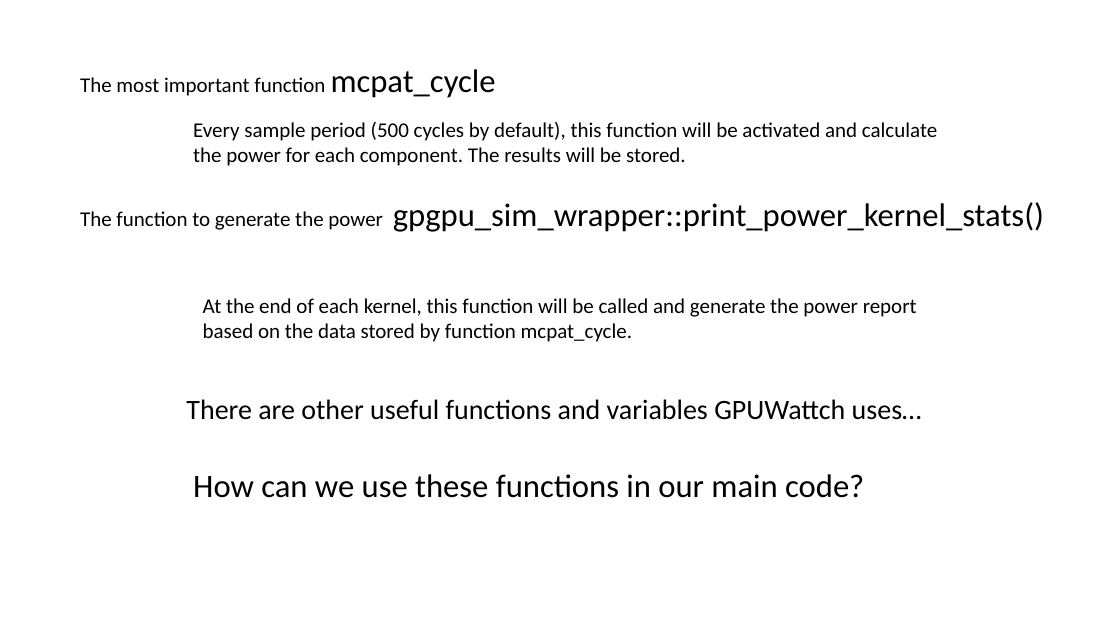
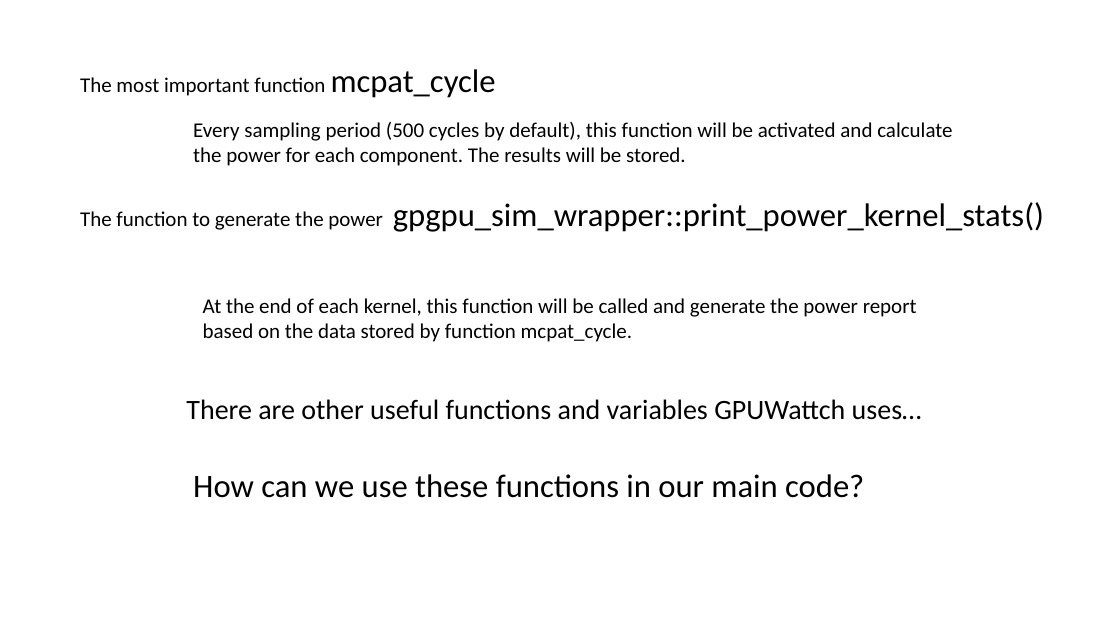
Before and after one commit to shenzongyi1997/GPU_learning, a slide deck: slide 8 of presentation/Shen Zongyi.pptx. Drawn at 1120x630 pixels with LibreOffice and Linux fonts; fonts in the diff are those of the drawing. Boxes give left, top, right and bottom in pixels: in the first picture for what was removed or moved away, otherwise in the second. Text is boxed around its words. In the diff, an @@ line names an element or a change of style, - is before the commit and + after.

```diff
--- a/presentation/Shen Zongyi.pptx
+++ b/presentation/Shen Zongyi.pptx
@@ text at (193, 122, 952, 141): text changed @@
-Every sample period (500 cycles by default), this function will be activated and calculate
+Every sampling period (500 cycles by default), this function will be activated and calculate
```
Also in this commit, not shown: 13 other slides changed, 1 slide added.
